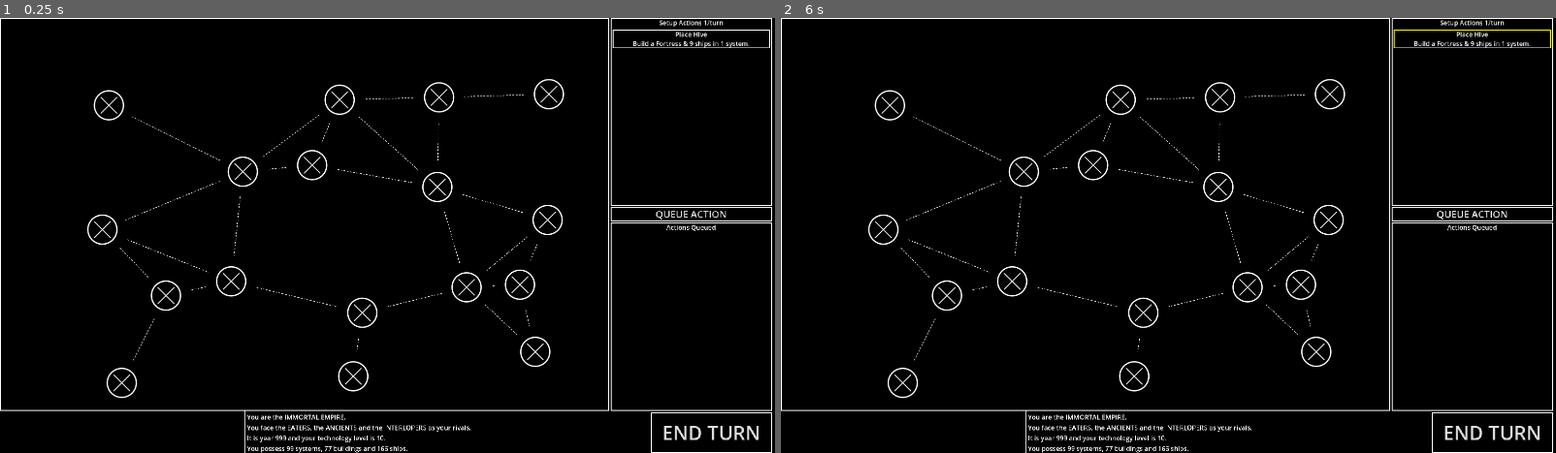
Above: before the commit, frames 1-2 (left to right).
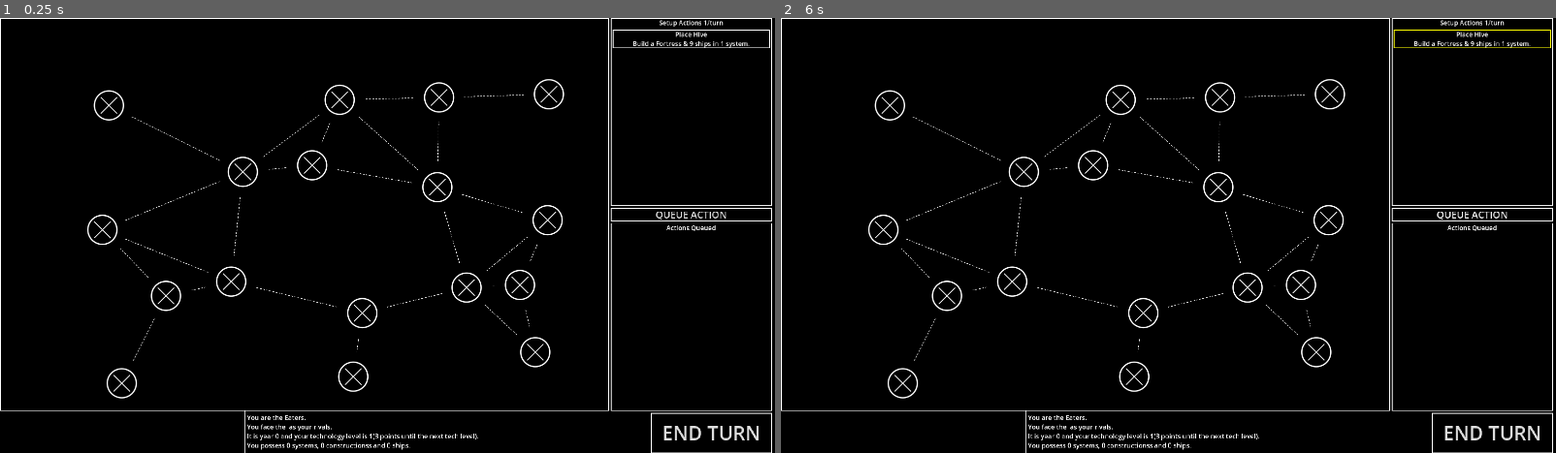
Above: after the commit, the same moments.

Repository: snhumphr/starpath
Game: Godot game, scene res://scenes/game.tscn
Same seed, same stepped clock (60 frames per second), same inputs: the game is played once before the commit and once after it.
Inputs (mouse positions are in pixels of both pictures, inside the frame that each line leads up to):
- Up to frame 1 (0.25 s): no input
- Up to frame 2 (6 s): click "QUEUE ACTION" at 0.5 s; click "END TURN" at 1.25 s; click "QUEUE ACTION" at 2 s; click "END TURN" at 2.75 s; click "QUEUE ACTION" at 3.5 s; click "END TURN" at 4.25 s; tap Enter at 5 s; move the mouse to (1168, 235) at 5.02 s; tap 1 (1) at 5.1 s; click (1168, 235) at 5.17 s; tap 2 (2) at 5.3, 5.85 s; tap Space (queue) at 5.75 s; move the mouse to (1470, 39) at 5.77 s; click (1470, 39) at 5.92 s

The runs differ from the first frame. In frame 1, 2.2% of the frame differs, in the area x 0-100%, y 14-100%; in frame 2, 2.2%.

Commit message:
De-placeholders the bottom screen status read-out

Diff:
--- a/classes/factions.gd
+++ b/classes/factions.gd
@@ -30,14 +30,27 @@
 @export var setup_priority: int = 0  # Ancients -> Empire -> Eaters -> Interlopers
 @export var setup_actions: Array[FactionAction]
 
-func calculate_tech_level() -> int:
+func calculate_tech_level(points_override: int = -1) -> int:
 
-	var tech_level = 0
+	var tech_level: int = 0
+	var temp_tech_points: int = points_override
 
-	while self.tech_points > TRIANGLE_MULT * (tech_level +1):
+	if temp_tech_points < 0:
+		temp_tech_points = self.tech_points
+
+	while temp_tech_points > TRIANGLE_MULT * (tech_level +1):
 		tech_level += 1
 
 	return tech_level
+
+func calculate_points_for_advancement() -> int:
+
+	var num_points: int = 1
+
+	while self.calculate_tech_level(self.tech_points + num_points) == self.calculate_tech_level():
+		num_points += 1
+
+	return num_points
 
 func increase_tech_points(amount: int) -> int: #Returns the number of tech levels gained from this increase
 
--- a/classes/galaxy.gd
+++ b/classes/galaxy.gd
@@ -24,7 +24,7 @@
 func get_own_faction() -> Faction:
 	return factions[player_id]
 
-func get_faction_name(owner_id: int, index: int) -> String:
+func get_faction_name(owner_id: int, index: int, append_player_name: bool = true) -> String:
 
 	var faction_id: Faction.FACTION_IDS = self.factions[owner_id].fac_id
 
@@ -33,7 +33,10 @@
 	elif index == 0:
 		return Faction.FACTION_NAMES[faction_id][index]
 	else:
-		return Faction.FACTION_NAMES[faction_id][index] + "(" + self.players[owner_id].player_name + ")"
+		var faction_name: String = Faction.FACTION_NAMES[faction_id][index]
+		if append_player_name:
+			faction_name += "(" + self.players[owner_id].player_name + ")"
+		return faction_name
 
 func get_system_from_id(system_id: int) -> StarSystem:
 
@@ -125,6 +128,19 @@
 
 	return ship_dict
 
+func get_ships_by_player(owner_id: int) -> Dictionary:
+
+	var ship_dict: Dictionary = {}
+
+	for ship in self.ships:
+
+		if ship.player_id == owner_id:
+			if not ship_dict.has(ship.player_id):
+				ship_dict[ship.player_id] = []
+			ship_dict[ship.player_id].append(ship)
+
+	return ship_dict
+
 func add_ship(sys_id: int, faction_id: Faction.FACTION_IDS, owner_id: int) -> void:
 
 	var new_ship: Ship = Ship.new()
--- a/scenes/game.tscn
+++ b/scenes/game.tscn
@@ -143,10 +143,9 @@
 layout_mode = 2
 theme_override_styles/separator = SubResource("StyleBoxLine_7jktm")
 
-[node name="StatusReadout" type="Label" parent="GameBox/BottomBar"]
+[node name="FactionsDesc" type="RichTextLabel" parent="GameBox/BottomBar"]
 layout_mode = 2
 size_flags_horizontal = 3
-size_flags_vertical = 1
 text = "You are the IMMORTAL EMPIRE.
 You face the EATERS, the ANCIENTS and the INTERLOPERS as your rivals.
 It is year 999 and your technology level is 10.
--- a/scripts/game.gd
+++ b/scripts/game.gd
@@ -4,6 +4,7 @@
 @onready var GalaxyGen: Node = self.get_node("Panel/GalaxyGen")
 @onready var TurnProcessor: Node = self.get_node("Panel/TurnProcessor")
 @onready var LeftDesc: Label = self.get_node("GameBox/BottomBar/LeftDesc")
+@onready var FactionsDesc: RichTextLabel = self.get_node("GameBox/BottomBar/FactionsDesc")
 @onready var ActionPanel: PanelContainer = self.get_node("GameBox/MainScreen/VBoxContainer/ActionPanel")
 @onready var ActionQueue: VBoxContainer = self.get_node("GameBox/MainScreen/VBoxContainer/QueuePanel/ActionQueue")
 
@@ -70,13 +71,7 @@
 	await get_tree().process_frame
 	ActionPanel.init(self.galaxy)
 	self.update_map()
-
-	#TODO: do the set-up phase here, properly
-
-
-
-	#self.GalaxyGen.place_neutrals(self.galaxy)
-	self.update_map()
+	self.update_factions_desc()
 
 func attempt_submit_turn() -> void:
 	if action_queue.size() > 0:
@@ -161,6 +156,7 @@
 	self.ActionPanel.init(self.galaxy)
 	self.reset_selections()
 	self.update_map()
+	self.update_factions_desc()
 
 func update_map() -> void:
 	self.galaxy = MapFrame.init(self.galaxy, self.selections, self.highlighted, self.action_queue)
@@ -211,6 +207,43 @@
 	else:
 		var system: StarSystem = self.galaxy.get_system_from_id(system_id)
 		LeftDesc.set_text(system.get_system_description(self.galaxy))
+
+func update_factions_desc() -> void:
+	var desc_template: String = "You are the $faction_name.
+You face the $enemy_names as your rivals.
+It is year $current_turn and your technology level is $tech_level.
+You possess $num_systems system$sys_s, $num_constructions constructions$const_s and $num_ships ship$ship_s."
+
+	var desc_format: Dictionary = {
+		"$faction_name": self.galaxy.get_faction_name(galaxy.player_id, 1, false),
+		"$current_turn": str(self.galaxy.current_turn),
+		"$tech_level": str(self.galaxy.factions[self.galaxy.player_id].calculate_tech_level()), #TODO: count tech points too!
+		"$num_systems": str(self.galaxy.get_systems_owned_by_player(galaxy.player_id).size()),
+		"$sys_s": "s",
+		"$num_constructions": str(self.galaxy.get_constructions_owned_by_player(galaxy.player_id).size()),
+		"$const_s": "s",
+		"$num_ships": str(self.galaxy.get_ships_by_player(self.galaxy.player_id).size()),
+		"$ship_s": "s",
+		"$enemy_names": "",
+	}
+
+	var enemies_template: String = ""
+
+	desc_format["$tech_level"] += "(" + str(self.galaxy.factions[self.galaxy.player_id].calculate_points_for_advancement()) + " points until the next tech level)"
+
+	if desc_format["$num_systems"] == "1":
+		desc_format["$sys_s"] = ""
+
+	if desc_format["$num_constructions"] == "1":
+		desc_format["$const_s"] = ""
+
+	if desc_format["$num_ships"] == "1":
+		desc_format["$ship_s"] = ""
+
+	desc_template = desc_template.format(desc_format, "_")
+
+	self.FactionsDesc.set_text("")
+	self.FactionsDesc.append_text(desc_template)
 
 func update_starpath_desc(starpath: Array[Vector2]) -> void:
 
--- a/scripts/turn_processor.gd
+++ b/scripts/turn_processor.gd
@@ -120,8 +120,6 @@
 					system.construction = StarSystem.CONSTRUCTIONS.EMPTY
 					turn_report.append("The construction present at " + system.get_system_name() + " was destroyed in the process.")
 
-	#once all combats are concluded, handle retreats
-
 	#regenerate all faction resources + increase tech levels
 
 	print(turn_report)
